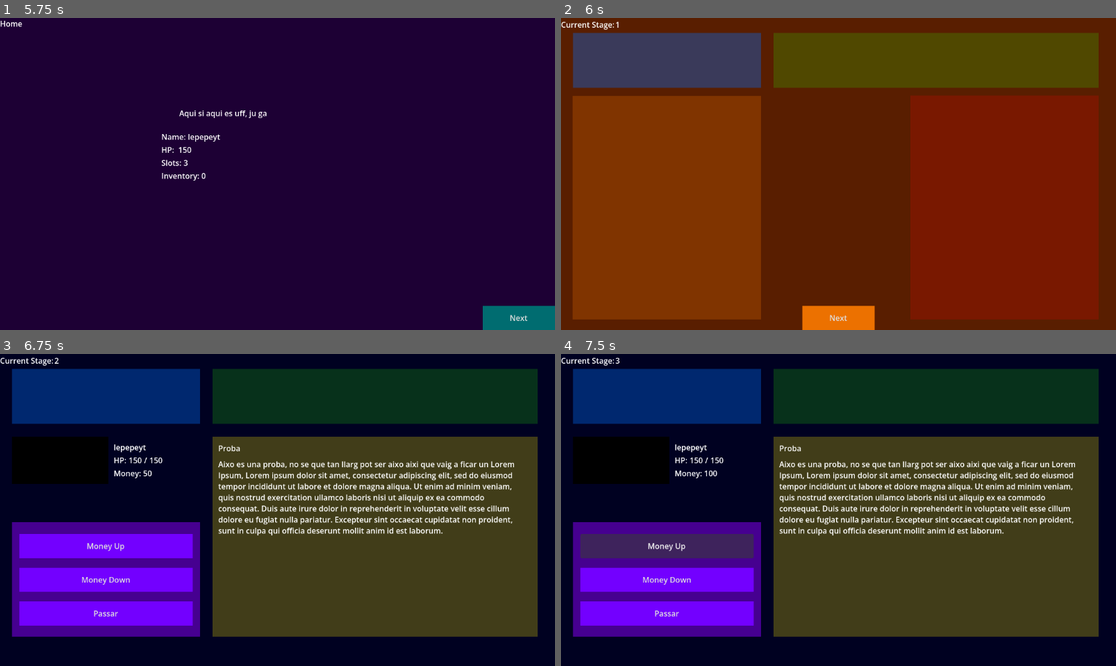
Above: before the commit, frames 1-4 (two rows, left to right).
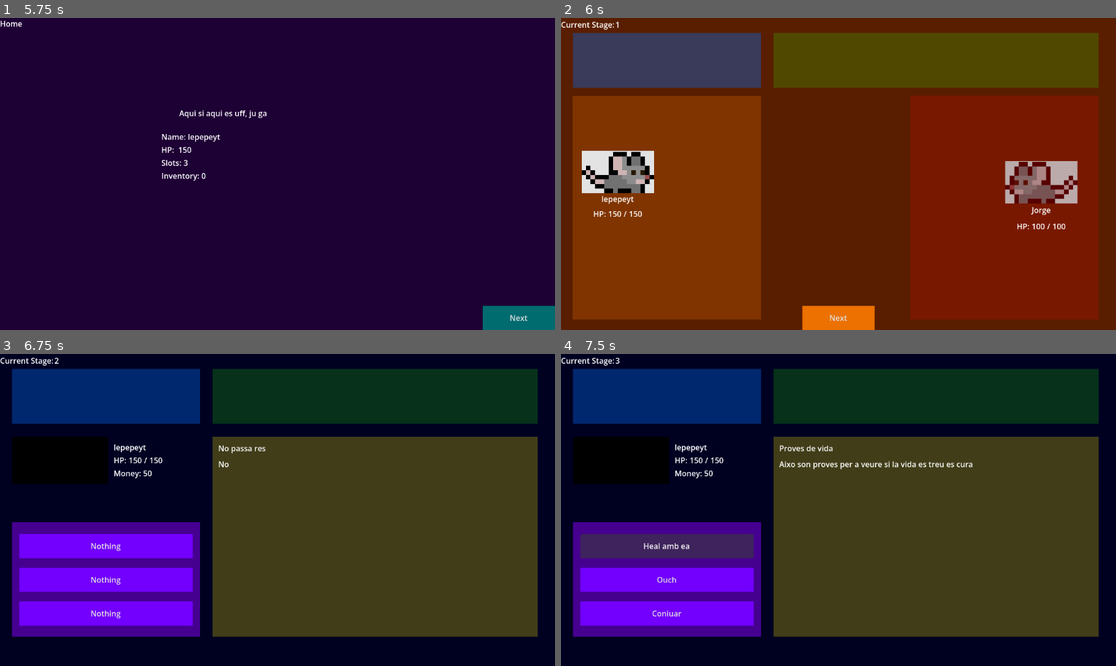
Above: after the commit, the same moments.

Repository: Anderson-Jimenez/-fork
Game: Godot game, scene res://scenes/menu.tscn
Two runs of this game, one before a commit and one after it. Both use one fixed random seed, a clock stepped at 60 frames per second and the inputs below.
Inputs (mouse positions are in pixels of both pictures, inside the frame that each line leads up to):
- Up to frame 1 (5.75 s): click "Jugar" at 0.5 s; click (94, 58) at 1.25 s; click (188, 58) at 2 s; click (277, 58) at 2.75 s; click (366, 58) at 3.5 s; click (460, 58) at 4.25 s; click "Començar" at 5 s
- Up to frame 2 (6 s): click "Next" at 5.75 s
- Up to frame 3 (6.75 s): click "Next" at 6.5 s
- Up to frame 4 (7.5 s): click "Money Up" (after the commit: "Nothing") at 7.25 s

Frame 1 is identical in both runs. In frame 2, 3.8% of the frame differs, in the area x 3-94%, y 42-68%; in frame 3, 4.1%; in frame 4, 4.1%, in the area x 14-93%, y 29-85%.

Commit message:
començat batalla

Diff:
--- a/scripts/enemies/jorge.tres
+++ b/resources/enemies/jorge.tres
@@ -1,11 +1,13 @@
 [gd_resource type="Resource" script_class="EnemyData" format=3 uid="uid://clhbj6x4lvrmo"]
 
-[ext_resource type="Script" uid="uid://d1mmp7cbsynok" path="res://scripts/enemies/enemyData.gd" id="1_23tew"]
+[ext_resource type="Script" uid="uid://d1mmp7cbsynok" path="res://scripts/resources/enemyData.gd" id="1_23tew"]
 
 [resource]
 script = ExtResource("1_23tew")
 name = "Jorge"
 enemyType = "normal"
 hp = 100
+maxHp = 100
 passiveDmg = 1
+sprite = "res://images/malo.png"
 metadata/_custom_type_script = "uid://d1mmp7cbsynok"
--- a/scripts/items/obj1.tres
+++ b/resources/items/obj1.tres
@@ -1,6 +1,6 @@
 [gd_resource type="Resource" script_class="ItemData" format=3 uid="uid://b7ipf1eu54yxs"]
 
-[ext_resource type="Script" uid="uid://1wfo6y6bqgdc" path="res://scripts/items/item_data.gd" id="1_vjmn2"]
+[ext_resource type="Script" uid="uid://1wfo6y6bqgdc" path="res://scripts/resources/item_data.gd" id="1_vjmn2"]
 
 [resource]
 script = ExtResource("1_vjmn2")
--- a/scripts/items/obj2.tres
+++ b/resources/items/obj2.tres
@@ -1,6 +1,6 @@
 [gd_resource type="Resource" script_class="ItemData" format=3 uid="uid://blj2kg8pb8kse"]
 
-[ext_resource type="Script" uid="uid://1wfo6y6bqgdc" path="res://scripts/items/item_data.gd" id="1_7xc5d"]
+[ext_resource type="Script" uid="uid://1wfo6y6bqgdc" path="res://scripts/resources/item_data.gd" id="1_7xc5d"]
 
 [resource]
 script = ExtResource("1_7xc5d")
--- a/scripts/items/obj3.tres
+++ b/resources/items/obj3.tres
@@ -1,6 +1,6 @@
 [gd_resource type="Resource" script_class="ItemData" format=3 uid="uid://cn7nr5ffkgqwk"]
 
-[ext_resource type="Script" uid="uid://1wfo6y6bqgdc" path="res://scripts/items/item_data.gd" id="1_eixpy"]
+[ext_resource type="Script" uid="uid://1wfo6y6bqgdc" path="res://scripts/resources/item_data.gd" id="1_eixpy"]
 
 [resource]
 script = ExtResource("1_eixpy")
--- a/scripts/items/obj4.tres
+++ b/resources/items/obj4.tres
@@ -1,6 +1,6 @@
 [gd_resource type="Resource" script_class="ItemData" format=3 uid="uid://dd58u62rhfnwd"]
 
-[ext_resource type="Script" uid="uid://1wfo6y6bqgdc" path="res://scripts/items/item_data.gd" id="1_uq4li"]
+[ext_resource type="Script" uid="uid://1wfo6y6bqgdc" path="res://scripts/resources/item_data.gd" id="1_uq4li"]
 
 [resource]
 script = ExtResource("1_uq4li")
--- a/scripts/randomEvent/event1.tres
+++ b/resources/randomEvent/event1.tres
@@ -1,6 +1,6 @@
 [gd_resource type="Resource" script_class="RandomEventData" format=3 uid="uid://yn70wvo3fowp"]
 
-[ext_resource type="Script" uid="uid://copokv2ebi74j" path="res://scripts/ranodmEventData.gd" id="1_nxf5h"]
+[ext_resource type="Script" uid="uid://copokv2ebi74j" path="res://scripts/resources/ranodmEventData.gd" id="1_nxf5h"]
 
 [resource]
 script = ExtResource("1_nxf5h")
--- a/scripts/randomEvent/event2.tres
+++ b/resources/randomEvent/event2.tres
@@ -1,6 +1,6 @@
 [gd_resource type="Resource" script_class="RandomEventData" format=3 uid="uid://cj4mimc1fp7b6"]
 
-[ext_resource type="Script" uid="uid://copokv2ebi74j" path="res://scripts/ranodmEventData.gd" id="1_cwgcc"]
+[ext_resource type="Script" uid="uid://copokv2ebi74j" path="res://scripts/resources/ranodmEventData.gd" id="1_cwgcc"]
 
 [resource]
 script = ExtResource("1_cwgcc")
--- a/scripts/randomEvent/event3.tres
+++ b/resources/randomEvent/event3.tres
@@ -1,6 +1,6 @@
 [gd_resource type="Resource" script_class="RandomEventData" format=3 uid="uid://052e4toor511"]
 
-[ext_resource type="Script" uid="uid://copokv2ebi74j" path="res://scripts/ranodmEventData.gd" id="1_axus6"]
+[ext_resource type="Script" uid="uid://copokv2ebi74j" path="res://scripts/resources/ranodmEventData.gd" id="1_axus6"]
 
 [resource]
 script = ExtResource("1_axus6")
--- a/scenes/battle.tscn
+++ b/scenes/battle.tscn
@@ -61,7 +61,7 @@
 theme_override_styles/normal = SubResource("StyleBoxFlat_mgoel")
 text = "Next"
 
-[node name="ColorRect" type="ColorRect" parent="ColorRect" unique_id=740927196]
+[node name="CharacterArea" type="ColorRect" parent="ColorRect" unique_id=740927196]
 layout_mode = 1
 anchors_preset = -1
 anchor_left = 0.020833334
@@ -73,7 +73,58 @@
 color = Color(1, 0.48235294, 0, 0.23529412)
 metadata/_edit_use_anchors_ = true
 
-[node name="ColorRect2" type="ColorRect" parent="ColorRect" unique_id=1283931269]
+[node name="characterSprite" type="TextureRect" parent="ColorRect/CharacterArea" unique_id=1767679493]
+layout_mode = 1
+anchors_preset = -1
+anchor_left = 0.04859335
+anchor_top = 0.24568966
+anchor_right = 0.43259335
+anchor_bottom = 0.43568966
+offset_right = -0.14399719
+offset_bottom = -0.16000366
+expand_mode = 1
+metadata/_edit_use_anchors_ = true
+
+[node name="characterName" type="Label" parent="ColorRect/CharacterArea" unique_id=1495439821]
+layout_mode = 1
+anchors_preset = -1
+anchor_left = 0.04859335
+anchor_top = 0.43534482
+anchor_right = 0.43259335
+anchor_bottom = 0.48534483
+offset_right = -0.14399719
+offset_bottom = -0.20000076
+horizontal_alignment = 1
+metadata/_edit_use_anchors_ = true
+
+[node name="HBoxContainer" type="HBoxContainer" parent="ColorRect/CharacterArea" unique_id=476922350]
+layout_mode = 1
+anchors_preset = -1
+anchor_left = 0.04859335
+anchor_top = 0.4847931
+anchor_right = 0.43192843
+anchor_bottom = 0.5709138
+offset_top = 0.055999756
+offset_right = 0.115982056
+offset_bottom = 0.09599304
+alignment = 1
+metadata/_edit_use_anchors_ = true
+
+[node name="Label" type="Label" parent="ColorRect/CharacterArea/HBoxContainer" unique_id=1372191059]
+layout_mode = 2
+text = "HP:"
+
+[node name="hp" type="Label" parent="ColorRect/CharacterArea/HBoxContainer" unique_id=1099802650]
+layout_mode = 2
+
+[node name="Label2" type="Label" parent="ColorRect/CharacterArea/HBoxContainer" unique_id=101385259]
+layout_mode = 2
+text = "/"
+
+[node name="maxHp" type="Label" parent="ColorRect/CharacterArea/HBoxContainer" unique_id=989070191]
+layout_mode = 2
+
+[node name="Variables" type="ColorRect" parent="ColorRect" unique_id=1283931269]
 layout_mode = 1
 anchors_preset = -1
 anchor_left = 0.021701388
@@ -85,7 +136,7 @@
 color = Color(0, 0.4333334, 1, 0.3529412)
 metadata/_edit_use_anchors_ = true
 
-[node name="ColorRect3" type="ColorRect" parent="ColorRect" unique_id=1260788371]
+[node name="Items" type="ColorRect" parent="ColorRect" unique_id=1260788371]
 layout_mode = 1
 anchors_preset = -1
 anchor_left = 0.3828125
@@ -97,7 +148,7 @@
 color = Color(0.14999998, 1, 0, 0.1882353)
 metadata/_edit_use_anchors_ = true
 
-[node name="ColorRect4" type="ColorRect" parent="ColorRect" unique_id=2103252410]
+[node name="EnemyArea" type="ColorRect" parent="ColorRect" unique_id=2103252410]
 layout_mode = 1
 anchors_preset = -1
 anchor_left = 0.6293403
@@ -109,4 +160,56 @@
 color = Color(1, 0, 0, 0.19215687)
 metadata/_edit_use_anchors_ = true
 
+[node name="enemySprite" type="TextureRect" parent="ColorRect/EnemyArea" unique_id=2006698831]
+layout_mode = 1
+anchors_preset = -1
+anchor_left = 0.50383633
+anchor_top = 0.2924731
+anchor_right = 0.88716626
+anchor_bottom = 0.48169893
+offset_right = 0.117996216
+offset_bottom = 0.0099983215
+expand_mode = 1
+metadata/_edit_use_anchors_ = true
+
+[node name="enemyName" type="Label" parent="ColorRect/EnemyArea" unique_id=2020232579]
+layout_mode = 1
+anchors_preset = -1
+anchor_left = 0.50383633
+anchor_top = 0.48602152
+anchor_right = 0.8874067
+anchor_bottom = 0.5353549
+offset_right = 0.023986816
+offset_bottom = 0.0599823
+horizontal_alignment = 1
+metadata/_edit_use_anchors_ = true
+
+[node name="HBoxContainer" type="HBoxContainer" parent="ColorRect/EnemyArea" unique_id=1584183319]
+layout_mode = 1
+anchors_preset = -1
+anchor_left = 0.50383633
+anchor_top = 0.54215056
+anchor_right = 0.8877341
+anchor_bottom = 0.62793547
+offset_top = -0.099975586
+offset_right = -0.104034424
+offset_bottom = 0.010040283
+alignment = 1
+metadata/_edit_use_anchors_ = true
+
+[node name="Label" type="Label" parent="ColorRect/EnemyArea/HBoxContainer" unique_id=1436431133]
+layout_mode = 2
+text = "HP:"
+metadata/_edit_use_anchors_ = true
+
+[node name="enemyHp" type="Label" parent="ColorRect/EnemyArea/HBoxContainer" unique_id=54855317]
+layout_mode = 2
+
+[node name="Label2" type="Label" parent="ColorRect/EnemyArea/HBoxContainer" unique_id=1414834216]
+layout_mode = 2
+text = "/"
+
+[node name="enemyMaxHp" type="Label" parent="ColorRect/EnemyArea/HBoxContainer" unique_id=1893558731]
+layout_mode = 2
+
 [connection signal="button_up" from="ColorRect/Button" to="." method="_on_button_up_next_stage"]
--- a/scenes/randomEvent.tscn
+++ b/scenes/randomEvent.tscn
@@ -1,7 +1,7 @@
 [gd_scene format=3 uid="uid://b3rwcd7i5rqve"]
 
 [ext_resource type="Script" uid="uid://dbunqywheim8a" path="res://scripts/random_event.gd" id="1_osrvf"]
-[ext_resource type="Script" uid="uid://copokv2ebi74j" path="res://scripts/ranodmEventData.gd" id="2_iq6nv"]
+[ext_resource type="Script" uid="uid://copokv2ebi74j" path="res://scripts/resources/ranodmEventData.gd" id="2_iq6nv"]
 
 [sub_resource type="Resource" id="Resource_iq6nv"]
 script = ExtResource("2_iq6nv")
--- a/scripts/battle.gd
+++ b/scripts/battle.gd
@@ -2,9 +2,38 @@
 
 @onready var CurrentStage = $ColorRect/Stage
 
+@onready var EnemySprite = $ColorRect/EnemyArea/enemySprite
+@onready var EnemyHp = $ColorRect/EnemyArea/HBoxContainer/enemyHp
+@onready var EnemyMaxHp = $ColorRect/EnemyArea/HBoxContainer/enemyMaxHp
+@onready var EnemyName = $ColorRect/EnemyArea/enemyName
+
+@onready var Sprite = $ColorRect/CharacterArea/characterSprite
+@onready var Hp = $ColorRect/CharacterArea/HBoxContainer/hp
+@onready var MaxHp = $ColorRect/CharacterArea/HBoxContainer/maxHp
+@onready var CharacterName = $ColorRect/CharacterArea/characterName
+
+
+var enemy;
+
 # Called when the node enters the scene tree for the first time.
 func _ready() -> void:
 	CurrentStage.text=str(GameManager.currentStage)
+
+	var resourceFiles = DirAccess.get_files_at("res://resources/enemies/")
+	var randomResource = resourceFiles[randi() % resourceFiles.size()]
+
+	enemy = load("res://resources/enemies/"+randomResource)
+	EnemySprite.texture = load(enemy.sprite)
+	EnemyHp.text= str(enemy.hp)
+	EnemyMaxHp.text = str(enemy.maxHp)
+	EnemyName.text = enemy.name
+
+	print(enemy)
+
+	Sprite.texture = load("res://images/test.png")
+	Hp.text= str(CharacterStats.hp)
+	MaxHp.text = str(CharacterStats.maxHp)
+	CharacterName.text = CharacterStats.nameChar
 
 
 # Called every frame. 'delta' is the elapsed time since the previous frame.
--- a/scripts/items/obj1.gd
+++ /dev/null
@@ -1,5 +0,0 @@
-extends ItemData
-class_name obj1
-
-func useCard():
-	print("Obj 1 Utilitzat")
--- a/scripts/items/obj2.gd
+++ /dev/null
@@ -1,5 +0,0 @@
-extends ItemData
-class_name obj2
-
-func useCard():
-	print("Obj 2 Utilitzat")
--- a/scripts/items/obj3.gd
+++ /dev/null
@@ -1,5 +0,0 @@
-extends ItemData
-class_name obj3
-
-func useCard():
-	print("Obj 3 Utilitzat")
--- a/scripts/items/obj4.gd
+++ /dev/null
@@ -1,5 +0,0 @@
-extends ItemData
-class_name obj4
-
-func useCard():
-	print("Obj 4 Utilitzat")
--- a/scripts/random_event.gd
+++ b/scripts/random_event.gd
@@ -21,21 +21,13 @@
 
 # Called when the node enters the scene tree for the first time.
 func _ready() -> void:
-	#Agafo Carpeta amb random events
-	var dir = DirAccess.open("res://scripts/randomEvent")
-
-	#Agafo tots els arxius
-	if dir:
-		dir = dir.get_files()
-	else:
-		print("Error: No s'ha pogut obrir la carpeta.")
-
-	#Els compto i esculleixo un aleatori
-	var event = rng.randi_range(1, dir.size())
-	print(event)
+	#Agafo arxiu d'event aleatori
+	var resourceFiles = DirAccess.get_files_at("res://resources/randomEvent")
+	var randomResource = resourceFiles[randi() % resourceFiles.size()]
 
 	#Carrego el event escollit aleatoriament
-	info = load("res://scripts/randomEvent/event"+str(event)+".tres")
+	info = load("res://resources/randomEvent/"+randomResource)
+
 	CurrentStage.text=str(GameManager.currentStage)
 	Opcio1.text = info.opcio1
 	Opcio2.text = info.opcio2
--- a/scripts/enemies/enemyData.gd
+++ b/scripts/resources/enemyData.gd
@@ -4,6 +4,7 @@
 @export var name: String
 @export var enemyType: String
 @export var hp: int
+@export var maxHp: int
 @export var slots: int
 @export var passiveDmg: int
 @export var sprite: String
Binary file added: images/malo.png
Not shown, added: images/malo.png.import
Renamed: scripts/items/itemUi.tscn -> resources/items/itemUi.tscn
Not shown, removed: scripts/items/obj1.gd.uid
Not shown, removed: scripts/items/obj2.gd.uid
Not shown, removed: scripts/items/obj3.gd.uid
Not shown, removed: scripts/items/obj4.gd.uid
Renamed: scripts/enemies/enemyData.gd.uid -> scripts/resources/enemyData.gd.uid
Renamed: scripts/items/item_data.gd -> scripts/resources/item_data.gd
Renamed: scripts/items/item_data.gd.uid -> scripts/resources/item_data.gd.uid
Renamed: scripts/ranodmEventData.gd -> scripts/resources/ranodmEventData.gd
Renamed: scripts/ranodmEventData.gd.uid -> scripts/resources/ranodmEventData.gd.uid
